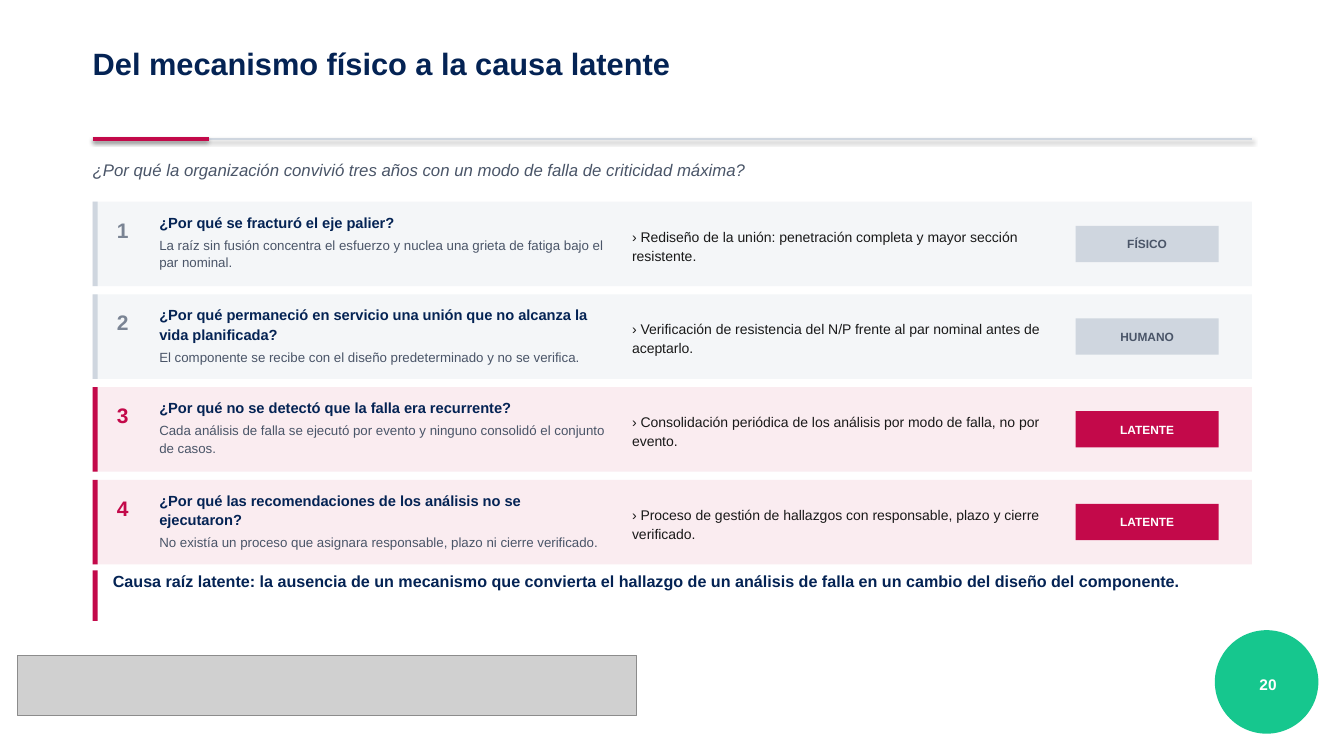
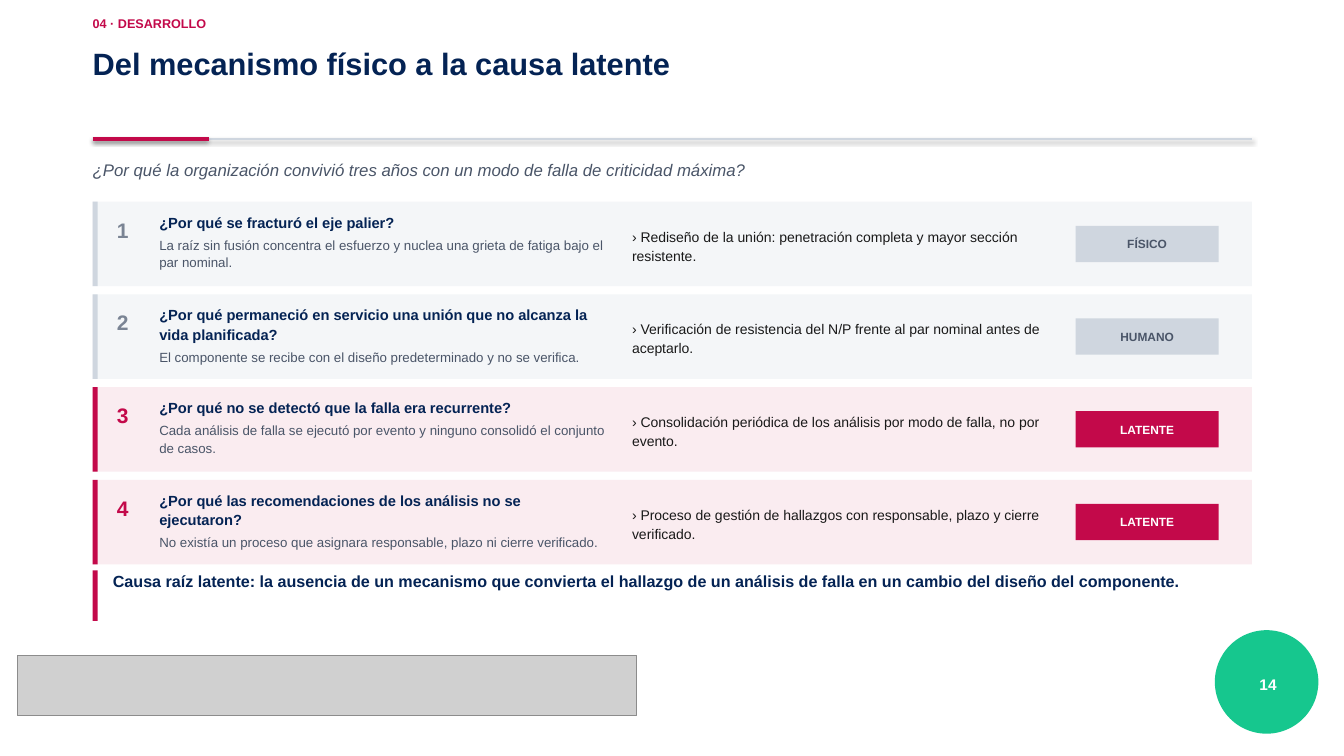
Before and after one commit to scedillo-wq/TSP, a slide deck: slide 14 of Sustentacion_TSP_Cedillo_PUCP.pptx (slide 20 before the commit). Drawn at 1344x756 pixels with LibreOffice and Linux fonts; fonts in the diff are those of the drawing; grey boxes stand for pictures; background and template pictures are left out. Boxes give left, top, right and bottom in pixels: in the first picture for what was removed or moved away, otherwise in the second. Text is boxed around its words. In the diff, an @@ line names an element or a change of style, - is before the commit and + after.

```diff
--- a/Sustentacion_TSP_Cedillo_PUCP.pptx
+++ b/Sustentacion_TSP_Cedillo_PUCP.pptx
@@ text added at [93,19,206,28], 9 pt, text #C3094A, bold @@
+04 · DESARROLLO
@@ text at [1259,679,1276,690]: text changed @@
-20
+14
```
Also in this commit, not shown: 18 other slides changed, 11 slides removed.
